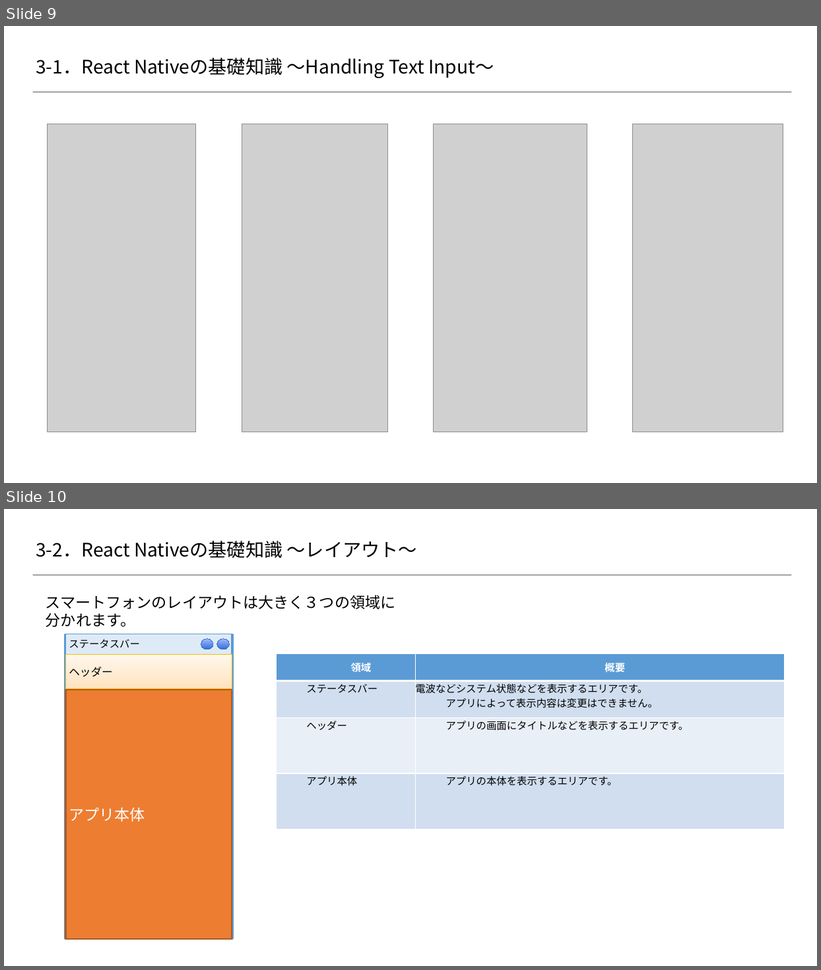
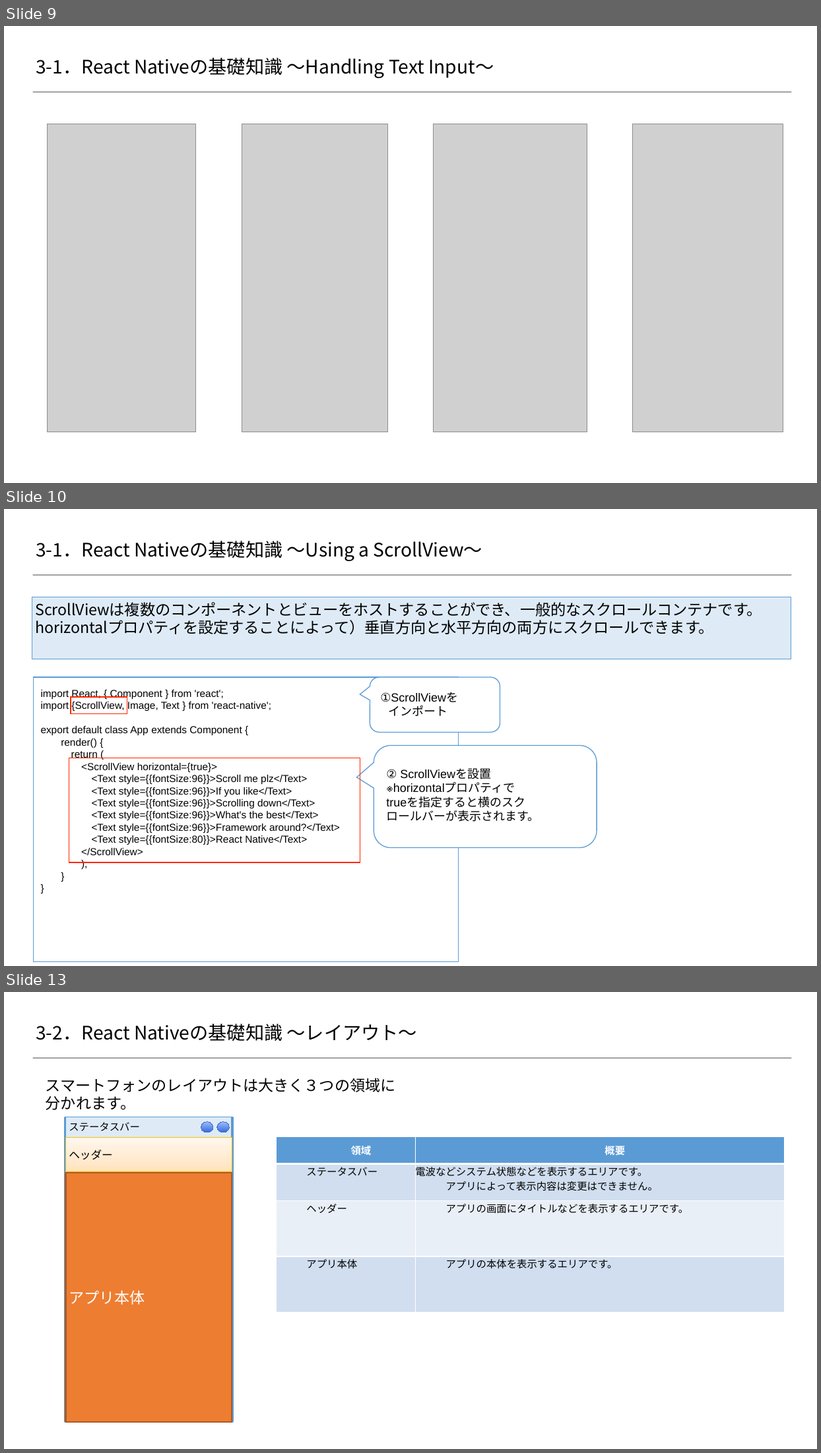
Before and after one commit to 2018SYSTEMI34/diary, a slide deck: doc/02_SlideShare/01.ネタ/３_ReactNative基礎知識/react-native.pptx. Shown one above the other, each under a label of ours: slides 9 and 10 before the commit, slides 9, 10 and 13 after it; the slides between them are not shown. The pictures are 821x970 and 821x1453 pixels, drawn with LibreOffice and Linux fonts; fonts in the diff are those of the drawing; grey boxes stand for pictures; background and template pictures are left out. Boxes give left, top, right and bottom in pixels: in the first picture for what was removed or moved away, otherwise in the second. Text is boxed around its words. In the diff, an @@ line names an element or a change of style, - is before the commit and + after.

Commit message:
ReactNative基礎知識_追加ページ２
ReactNative基礎知識_追加ページ２

```diff
--- a/doc/02_SlideShare/01.ネタ/３_ReactNative基礎知識/react-native.pptx
+++ b/doc/02_SlideShare/01.ネタ/３_ReactNative基礎知識/react-native.pptx
@@ slide 10 added at bbox=[4, 509, 817, 966], background #FFFFFF; not listed: 1 template element that a slide beside it also shows @@
@@ title added at bbox=[36, 541, 482, 561], 22 pt, text #000000 @@
+3-1．React Nativeの基礎知識 ～Using a ScrollView～
@@ text added at bbox=[32, 597, 791, 659], fill #DEEBF7, outline #5B9BD5 1 pt, 18 pt, text #000000 @@
+ScrollViewは複数のコンポーネントとビューをホストすることができ、一般的なスクロールコンテナです。
+horizontalプロパティを設定することによって）垂直方向と水平方向の両方にスクロールできます。
@@ rectangle added at bbox=[33, 677, 459, 962], fill #FFFFFF, outline #5B9BD5 1 pt @@
@@ rounded speech box added at bbox=[370, 677, 500, 732], fill #FFFFFF, outline #5B9BD5 1 pt @@
@@ text added at bbox=[41, 690, 340, 855], 12 pt, text #000000 @@
+import React, { Component } from 'react';
+import {ScrollView, Image, Text } from 'react-native';
+export default class App extends Component {
+render() {
+return (
+  <ScrollView horizontal={true}>
+  <Text style={{fontSize:96}}>Scroll me plz</Text>
+  <Text style={{fontSize:96}}>If you like</Text>
+  <Text style={{fontSize:96}}>Scrolling down</Text>
+  <Text style={{fontSize:96}}>What's the best</Text>
+  <Text style={{fontSize:96}}>Framework around?</Text>
+  <Text style={{fontSize:80}}>React Native</Text>
+</ScrollView>
+);
+}
+}
@@ rectangle added at bbox=[71, 697, 127, 714], outline #FF2600 1 pt @@
@@ text added at bbox=[380, 692, 458, 716], 14 pt, text #000000 @@
+①ScrollViewを
+インポート
@@ rounded speech box added at bbox=[374, 746, 597, 848], fill #FFFFFF, outline #5B9BD5 1 pt @@
@@ rectangle added at bbox=[69, 758, 360, 863], outline #FF2600 1 pt @@
@@ text added at bbox=[386, 769, 539, 822], 14 pt, text #000000 @@
+② ScrollViewを設置
+※horizontalプロパティで
+trueを指定すると横のスク
+ロールバーが表示されます。
@@ what was slide 10 is now slide 13 @@
```
Also in this commit, not shown: 7 slides changed, 2 other slides added.
